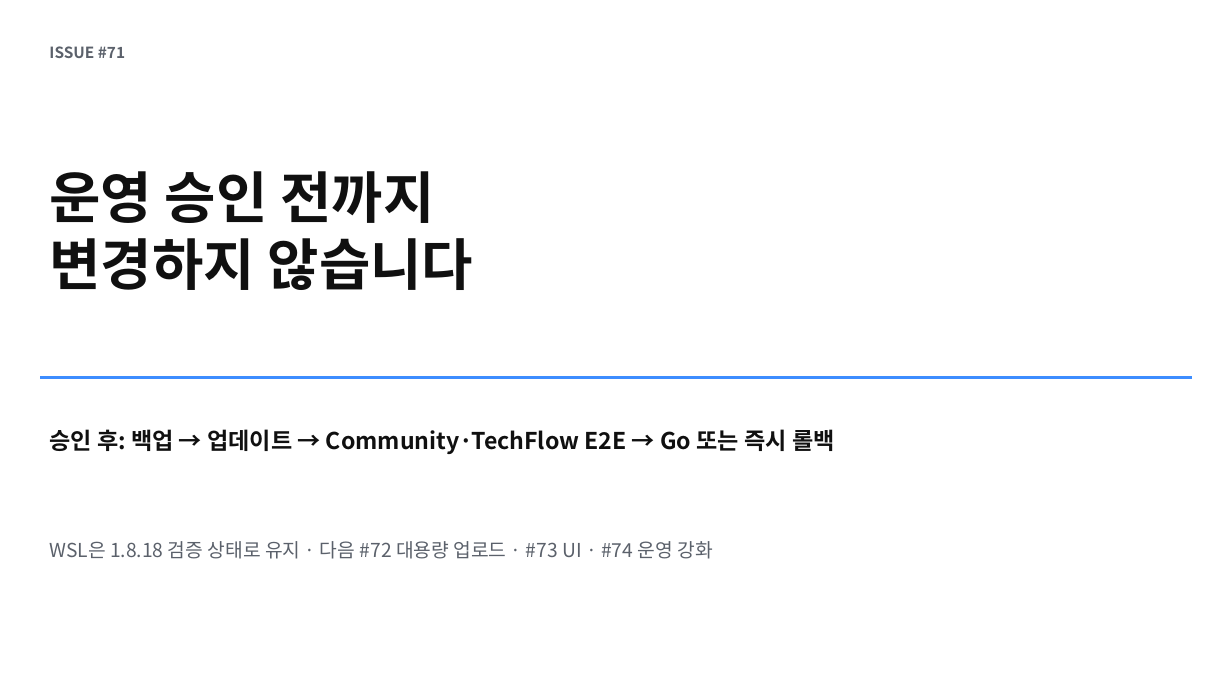
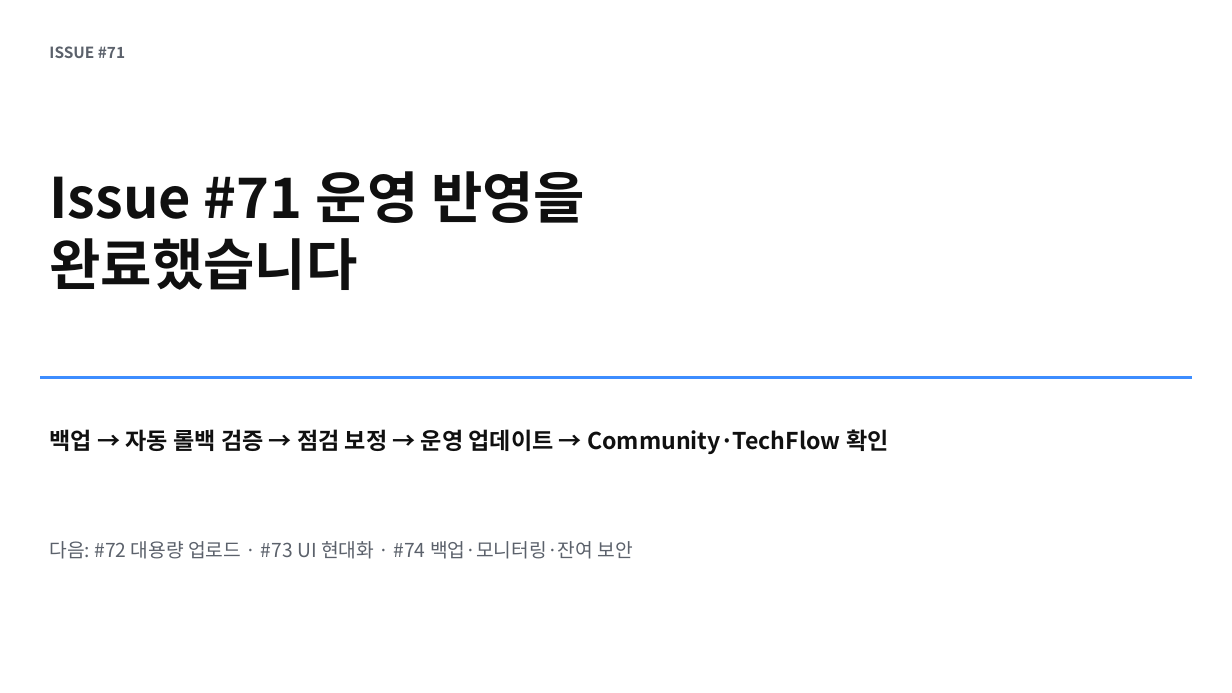
Before and after one commit to ablecloud-team/ablestack-techflow, a slide deck: slide 7 of output/presentation/techflow-flarum-1.8.18-upgrade.pptx. Drawn at 1232x693 pixels with LibreOffice and Linux fonts; fonts in the diff are those of the drawing. Boxes give left, top, right and bottom in pixels: in the first picture for what was removed or moved away, otherwise in the second. Text is boxed around its words. In the diff, an @@ line names an element or a change of style, - is before the commit and + after.

Commit message:
docs: Flarum 1.8.18 운영 배포 결과 반영

```diff
--- a/output/presentation/techflow-flarum-1.8.18-upgrade.pptx
+++ b/output/presentation/techflow-flarum-1.8.18-upgrade.pptx
@@ text at [49,171,585,290]: text changed @@
-운영 승인 전까지
-변경하지 않습니다
+Issue #71 운영 반영을
+완료했습니다
@@ text at [49,429,889,454]: text changed @@
-승인 후: 백업 → 업데이트 → Community·TechFlow E2E → Go 또는 즉시 롤백
+백업 → 자동 롤백 검증 → 점검 보정 → 운영 업데이트 → Community·TechFlow 확인
@@ text at [49,541,633,559]: text changed @@
-WSL은 1.8.18 검증 상태로 유지 · 다음 #72 대용량 업로드 · #73 UI · #74 운영 강화
+다음: #72 대용량 업로드 · #73 UI 현대화 · #74 백업·모니터링·잔여 보안
```
Also in this commit, not shown: 6 other slides changed, 12 other files.
